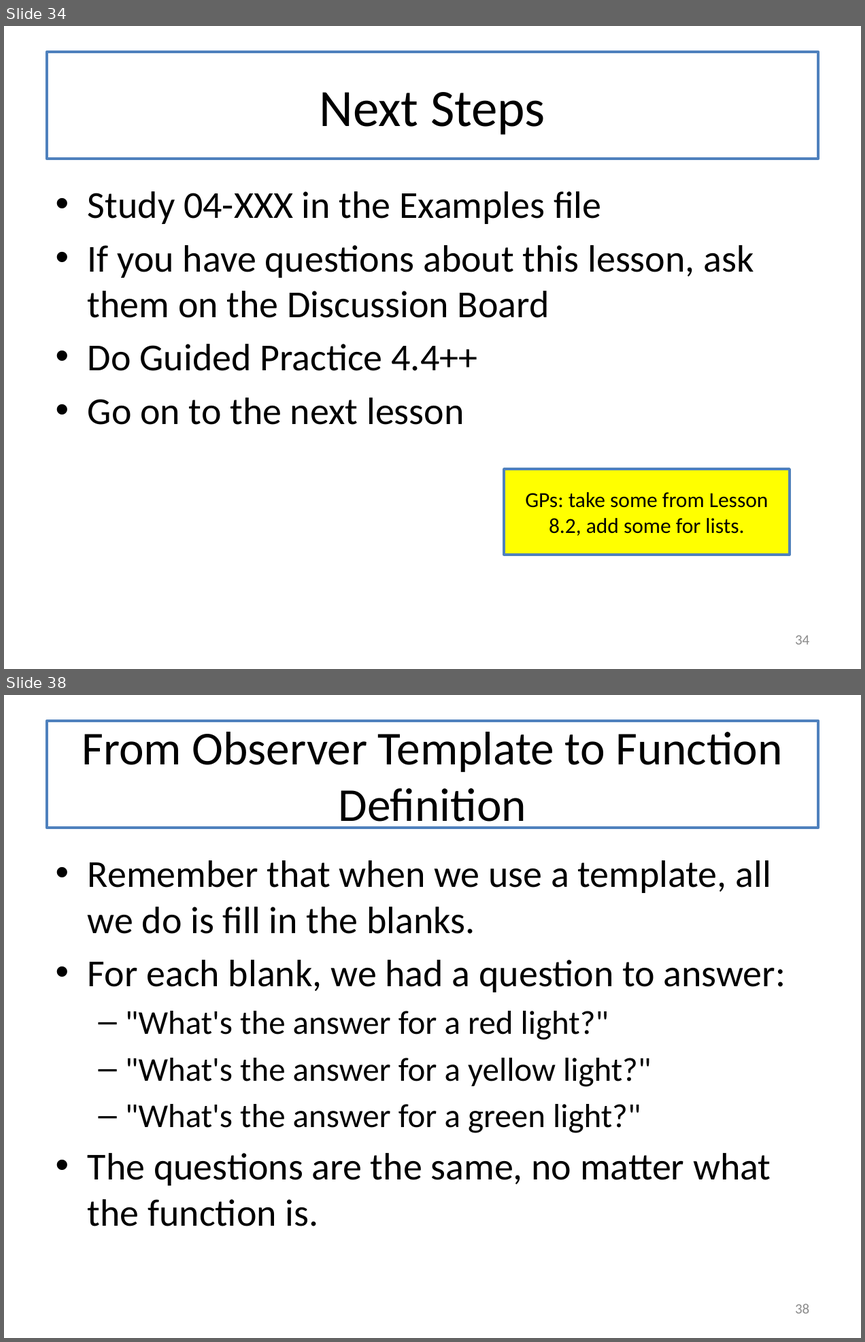
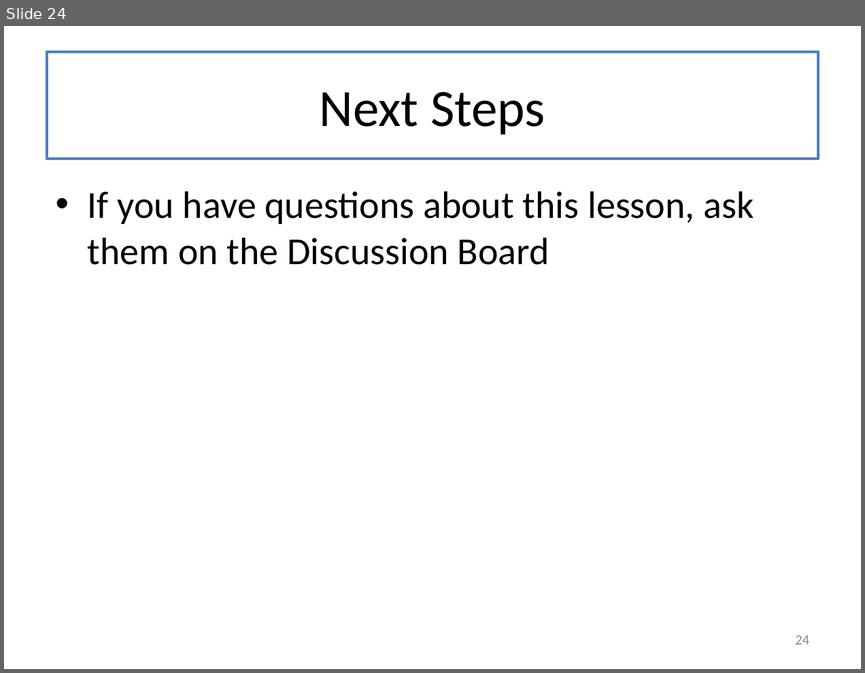
Before and after one commit to mwand/cs5010f17, a slide deck: Slides/Lesson 5.6 More About Recursive Data Types.pptx. Shown one above the other, each under a label of ours: slides 34 and 38 before the commit, slide 24 after it; the slides between them are not shown. The pictures are 865x1342 and 865x673 pixels, drawn with LibreOffice and Linux fonts; fonts in the diff are those of the drawing. Boxes give left, top, right and bottom in pixels: in the first picture for what was removed or moved away, otherwise in the second. Text is boxed around its words. In the diff, an @@ line names an element or a change of style, - is before the commit and + after.

Commit message:
finished Lesson 5.6

```diff
--- a/Slides/Lesson 5.6 More About Recursive Data Types.pptx
+++ b/Slides/Lesson 5.6 More About Recursive Data Types.pptx
@@ slide 38 removed at (x1=4, y1=695, x2=861, y2=1338), background #FFFFFF @@
@@ title removed at (x1=47, y1=721, x2=818, y2=828) @@
-From Observer Template to Function Definition
@@ text removed at (x1=88, y1=860, x2=786, y2=1226) @@
-• Remember that when we use a template, all we do is fill in the blanks.
-• For each blank, we had a question to answer:
-  – "What's the answer for a red light?"
-  – "What's the answer for a yellow light?"
-  – "What's the answer for a green light?"
-• The questions are the same, no matter what the function is.
@@ page number removed at (x1=795, y1=1304, x2=809, y2=1313) @@
-38
@@ what was slide 34 is now slide 24 @@
@@ slide 24 changed as well @@
@@ text at (x1=88, y1=191, x2=601, y2=224): paragraph removed @@
-• Study 04-XXX in the Examples file
@@ text at (x1=88, y1=344, x2=478, y2=424): paragraphs removed @@
-• Do Guided Practice 4.4++
-• Go on to the next lesson
@@ rectangle removed at (x1=504, y1=469, x2=789, y2=554) @@
-GPs: take some from Lesson 8.2, add some for lists.
@@ page number at (x1=795, y1=635, x2=809, y2=644): text changed @@
-34
+24
```
Also in this commit, not shown: 4 other slides changed, 3 slides added, 17 other slides removed.
